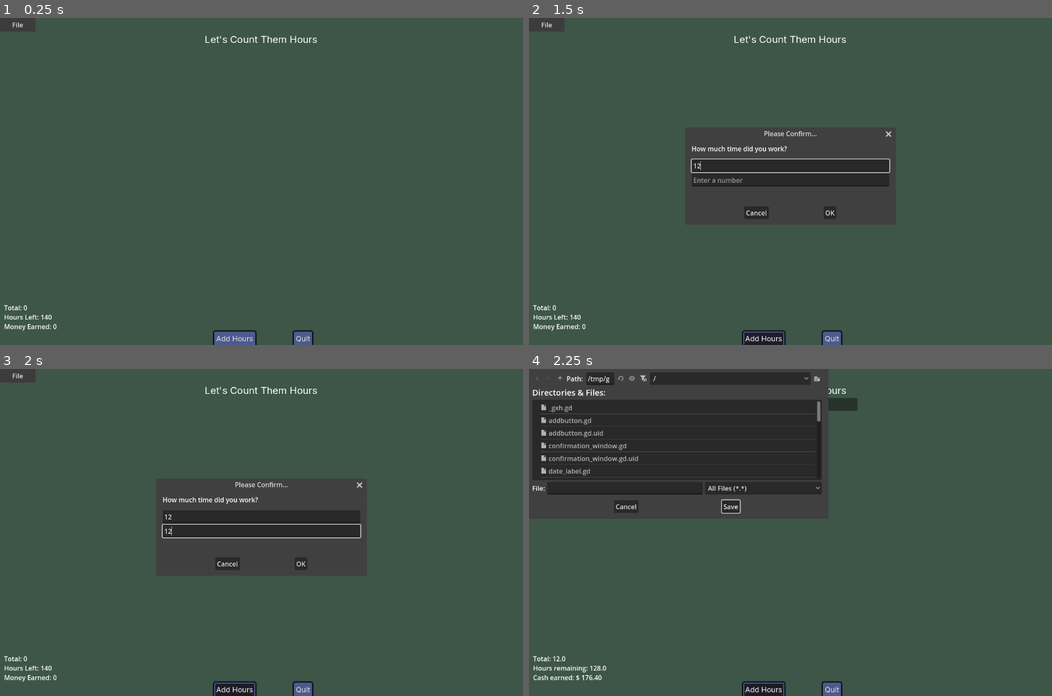
Above: before the commit, frames 1-4 (two rows, left to right).
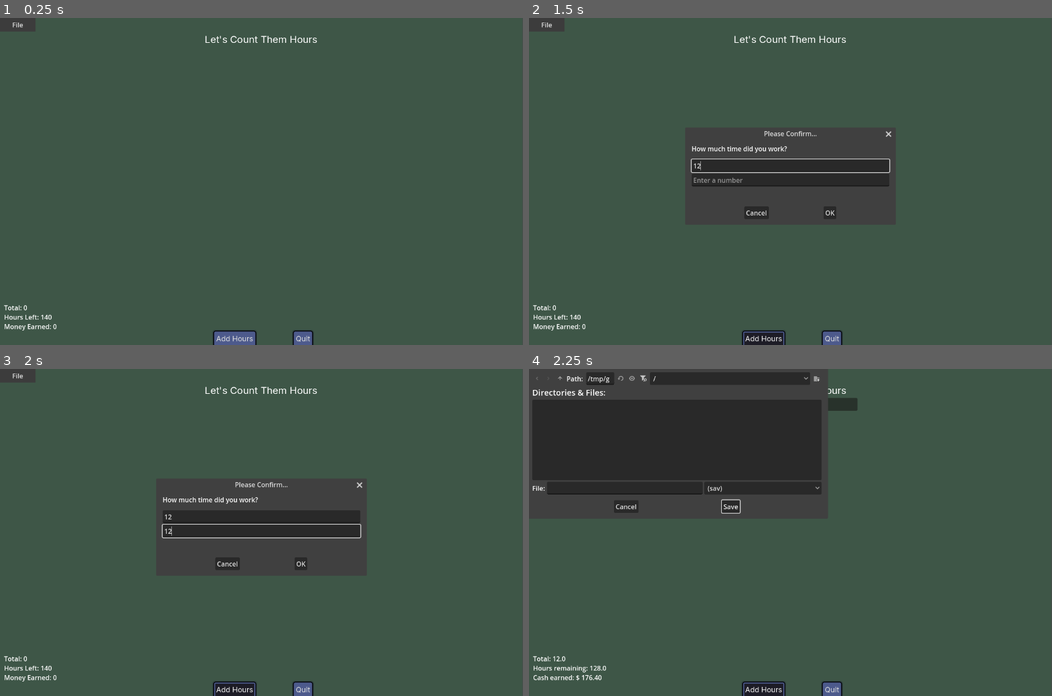
Above: after the commit, the same moments.

Repository: GinghamJones/WorkStudyTracker
Game: Godot game, scene res://main.tscn
The game is run twice, just before and just after one commit, with the same random seed, the same clock (stepped at 60 frames per second) and the same inputs.
Inputs (mouse positions are in pixels of both pictures, inside the frame that each line leads up to):
- Up to frame 1 (0.25 s): no input
- Up to frame 2 (1.5 s): click "Add Hours" at 0.5 s; click (790, 165) at 1.27 s; type "12" at 1.35 s
- Up to frame 3 (2 s): click (261, 532) at 1.5 s; type "12" at 1.58 s
- Up to frame 4 (2.25 s): click "OK" at 2 s

Frames 1-3 are identical in both runs. In frame 4, 0.9% of the frame differs, in the area x 2-58%, y 2-38%.

Commit message:
Working on save/open function

Diff:
--- a/file_menu.gd
+++ b/file_menu.gd
@@ -5,11 +5,21 @@
 var save_as_id : int = 1
 var save_id : int = 2
 var quit_id : int = 3
+var main_scene : Control
 
 signal open(is_saving)
 signal save_as(is_saving)
 signal save
 signal quit
+
+
+func _ready() -> void:
+	main_scene = get_tree().get_first_node_in_group("Main")
+	open.connect(Callable(main_scene, "open_file_dialog"))
+	save_as.connect(Callable(main_scene, "save_as"))
+	save.connect(Callable(main_scene, "save"))
+	quit.connect(Callable(main_scene, "quit"))
+
 
 func _on_id_pressed(id: int) -> void:
 	match id:
--- a/main.gd
+++ b/main.gd
@@ -23,6 +23,7 @@
 	# Open res://settings.ini
 	if not FileAccess.file_exists(config_file_path):
 		print("File does not exist")
+
 		var new_file : ConfigFile = ConfigFile.new()
 		new_file.save(config_file_path)
 		new_file.set_value("files", "cur_save_file", "")
@@ -36,30 +37,10 @@
 			print("Value found")
 			cur_save_file = new_file.get_value("files", "cur_save_file")
 			print("Cur_save_file found: %s" % cur_save_file)
-
-	# Open last used file if available
-	var save_file = FileAccess.open(cur_save_file, FileAccess.READ_WRITE)
-	if not save_file:
-		print("No file found in Ready.")
+	if not cur_save_file:
 		return
-	while(true):
-		# Get the data from save file
-		var line : String = save_file.get_line()
-		if line.begins_with("cur_save_file"):
-			var sliced_string = line.split("|")
-			cur_save_file = sliced_string[1]
-			cur_save_file.strip_edges()
-			continue
-		if not line:
-			break
-		var separated_data : PackedStringArray = line.split("|")
-		separated_data[0] = separated_data[0].strip_edges()
-		separated_data[1] = separated_data[1].strip_edges()
-		print("Separated data: %s|%s" % [separated_data[0], separated_data[1]])
-		add_data(separated_data[0], separated_data[1])
-
-	save_file.close()
-	update_total()
+
+	open_file(cur_save_file)
 
 
 func _on_addbutton_pressed() -> void:
@@ -202,22 +183,13 @@
 
 		popup.show()
 	else:
+		print("_on_quit_button_pressed file already saved")
 		quit()
 	is_quitting = true
 
 
 func save_as() -> void:
 	open_file_dialog(true)
-	#var file_browser : FileDialog = FileDialog.new()
-	#add_child(file_browser)
-	#file_browser.show()
-	#file_browser.access = FileDialog.ACCESS_FILESYSTEM
-	#file_browser.file_mode = FileDialog.FILE_MODE_SAVE_FILE
-	#file_browser.current_dir = OS.get_system_dir(OS.SYSTEM_DIR_DOCUMENTS)
-	#file_browser.use_native_dialog = true
-	#file_browser.confirmed.connect(Callable(self, "save_file_chosen"))
-	#file_browser.file_selected.connect(Callable(self, "save_file_chosen"))
-	#cur_file_browser = file_browser
 
 
 func open_file_dialog(is_saving : bool) -> void:
@@ -226,18 +198,23 @@
 	add_child(file_browser)
 	file_browser.show()
 	file_browser.access = FileDialog.ACCESS_FILESYSTEM
-	file_browser.file_mode = FileDialog.FILE_MODE_SAVE_FILE
 	file_browser.current_dir = OS.get_system_dir(OS.SYSTEM_DIR_DOCUMENTS)
-	file_browser.use_native_dialog = true
+	file_browser.add_filter("sav")
+	#file_browser.use_native_dialog = true
 	if is_saving:
+		file_browser.file_mode = FileDialog.FILE_MODE_SAVE_FILE
+		file_browser.name = "Save File"
 		file_browser.confirmed.connect(save_file_chosen)
 		file_browser.file_selected.connect(Callable(self, "save_file_chosen"))
 	else:
+		file_browser.file_mode = FileDialog.FILE_MODE_OPEN_FILE
+		file_browser.name = "Open File"
 		file_browser.file_selected.connect(open_file)
 	cur_file_browser = file_browser
 
 
 func save_file_chosen(path : String) -> void:
+	## Method to
 	var file_name : String = path
 	if not file_name.ends_with(".sav"):
 		file_name += "sav"
@@ -247,30 +224,59 @@
 
 
 func open_file(filename : String) -> void:
-	cur_file_browser.queue_free()
+		# Open last used file if available
+	var save_file = FileAccess.open(filename, FileAccess.READ)
+	if not save_file:
+		print("No file found in Ready.")
+		return
+
+	if not is_saved:
+		## Make dialog asking to save
+		print("File is not saved when closing to open new file.")
+	# Clear previous data
+	for child in hours_logged_cont.get_children():
+		child.queue_free()
+	for child in aux_container.get_children():
+		child.queue_free()
+	time_entries = []
+
+	while(true):
+		# Get the data from save file
+		var line : String = save_file.get_line()
+		if not line:
+			break
+		var separated_data : PackedStringArray = line.split("|")
+		separated_data[0] = separated_data[0].strip_edges()
+		separated_data[1] = separated_data[1].strip_edges()
+		print("Separated data: %s|%s" % [separated_data[0], separated_data[1]])
+		add_data(separated_data[0], separated_data[1])
+
+	save_file.close()
+	update_total()
+
+	if cur_file_browser:
+		cur_file_browser.queue_free()
 
 
 func save() -> void:
-	if not cur_save_file:
-		save_as()
-		return
-
 	if not FileAccess.file_exists(cur_save_file):
 		print("Save file not found?")
+		save_as()
 
 	var save_file = FileAccess.open(cur_save_file, FileAccess.WRITE)
-	print(FileAccess.get_open_error())
+	#print(FileAccess.get_open_error())
 	print(cur_save_file)
 	if not save_file:
 		return
 
-	save_file.store_line("cur_save_file | %s" % cur_save_file)
+	#save_file.store_line("cur_save_file | %s" % cur_save_file)
 
 	for entry in time_entries:
 		var data : Array[String] = entry.get_data_as_text()
 		save_file.store_line(data[0] + "|" + data[1])
 	is_saved = true
-	cur_file_browser.queue_free()
+	if cur_file_browser:
+		cur_file_browser.queue_free()
 	save_file.close()
 	if is_quitting:
 		is_quitting = false
--- a/main.tscn
+++ b/main.tscn
@@ -15,7 +15,7 @@
 [sub_resource type="LabelSettings" id="LabelSettings_qq3wf"]
 font_size = 24
 
-[node name="Main" type="Control" node_paths=PackedStringArray("hours_logged_cont", "aux_container", "addbutton", "total", "hours_left", "money_earned")]
+[node name="Main" type="Control" node_paths=PackedStringArray("hours_logged_cont", "aux_container", "addbutton", "total", "hours_left", "money_earned") groups=["Main"]]
 layout_mode = 3
 anchors_preset = 15
 anchor_right = 1.0
